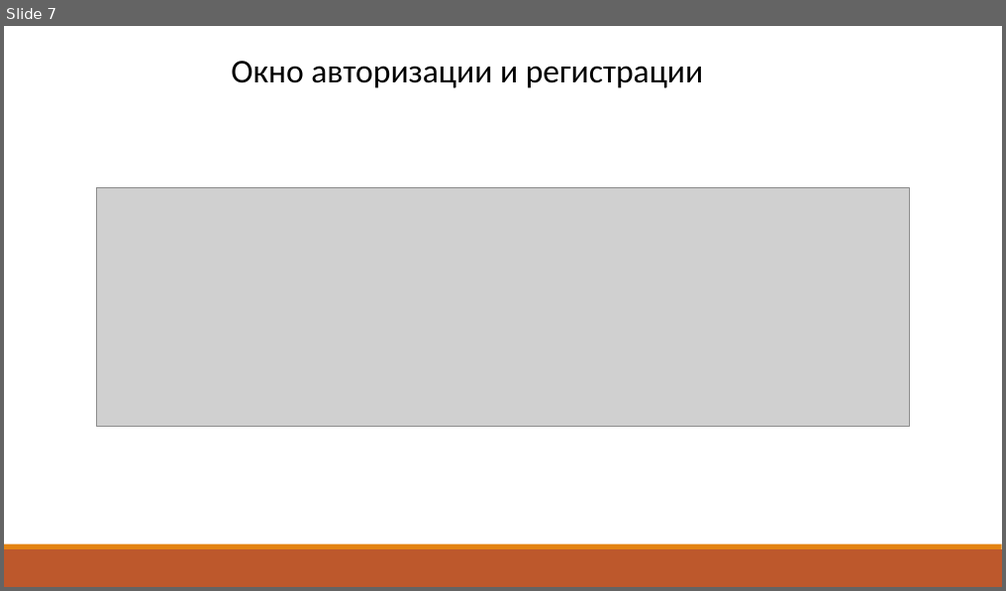
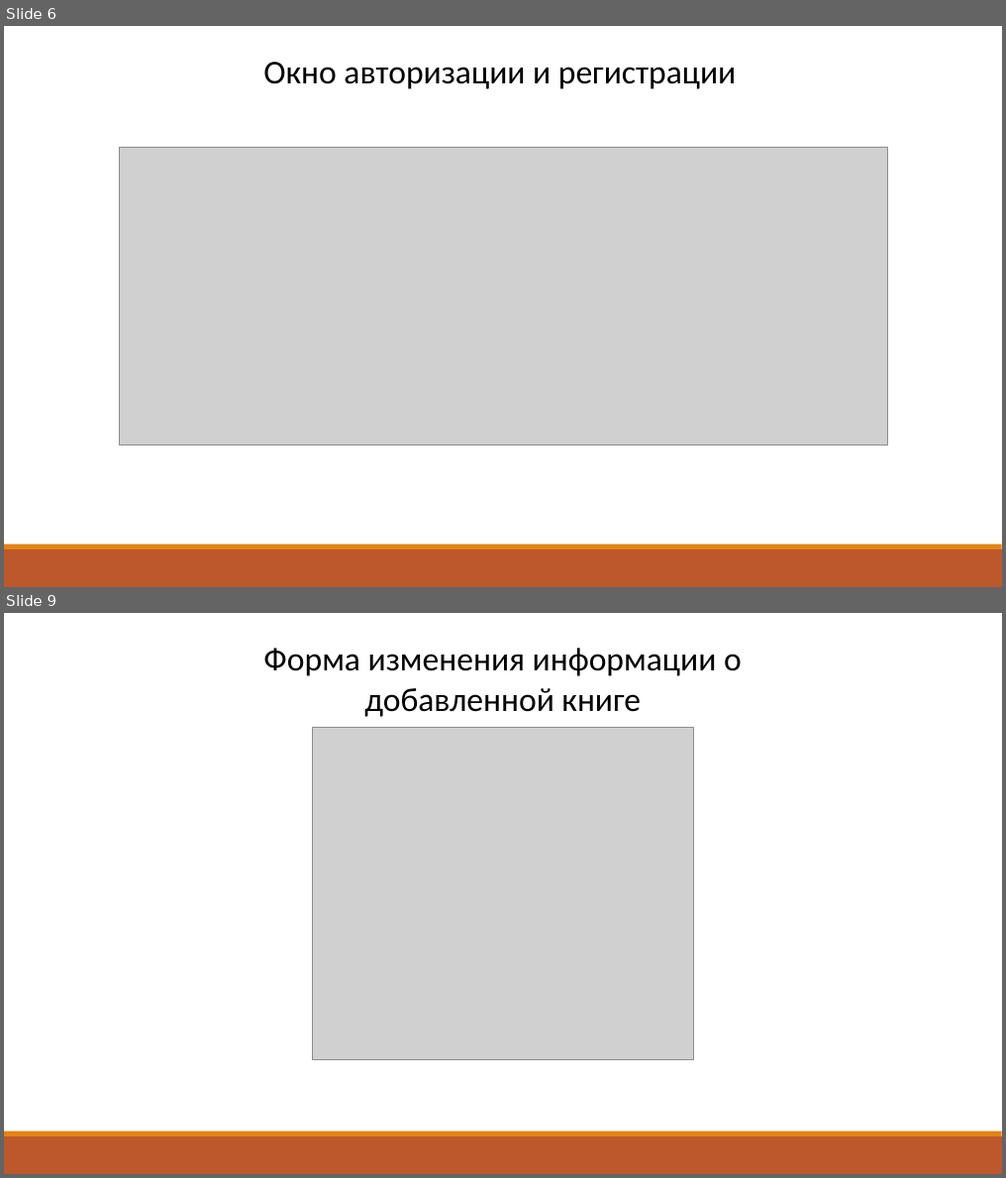
Before and after one commit to Artjxm/Uni-Dir-Across-PCs, a slide deck: 3rd-Grade/Sixth-Semester/Course-Project/docs/Московка_АА_Презентация.pptx. Shown one above the other, each under a label of ours: slide 7 before the commit, slides 6 and 9 after it; the slides between them are not shown. The pictures are 1006x591 and 1006x1178 pixels, drawn with LibreOffice and Linux fonts; fonts in the diff are those of the drawing; grey boxes stand for pictures. Boxes give left, top, right and bottom in pixels: in the first picture for what was removed or moved away, otherwise in the second. Text is boxed around its words. In the diff, an @@ line names an element or a change of style, - is before the commit and + after.

```diff
--- a/3rd-Grade/Sixth-Semester/Course-Project/docs/Московка_АА_Презентация.pptx
+++ b/3rd-Grade/Sixth-Semester/Course-Project/docs/Московка_АА_Презентация.pptx
@@ slide 9 added at [4,613,1002,1174], background #FFFFFF; not listed: 2 template elements that a slide beside it also shows @@
@@ text added at [263,648,742,717], 32 pt, text #000000 @@
+Форма изменения информации о добавленной книге
@@ picture added at [313,727,693,1059] @@
@@ what was slide 7 is now slide 6 @@
@@ slide 6 changed as well @@
@@ text "Окно авторизации и регистрации": place and size @@
-text "Окно авторизации и регистрации" at [231,61,703,88]
+text "Окно авторизации и регистрации" at [263,62,736,89]
@@ picture: place and size @@
-picture at [97,187,909,427]
+picture at [119,148,887,446]
```
Also in this commit, not shown: 3 other slides changed, 6 other slides added, 8 slides removed, 4 other files.
